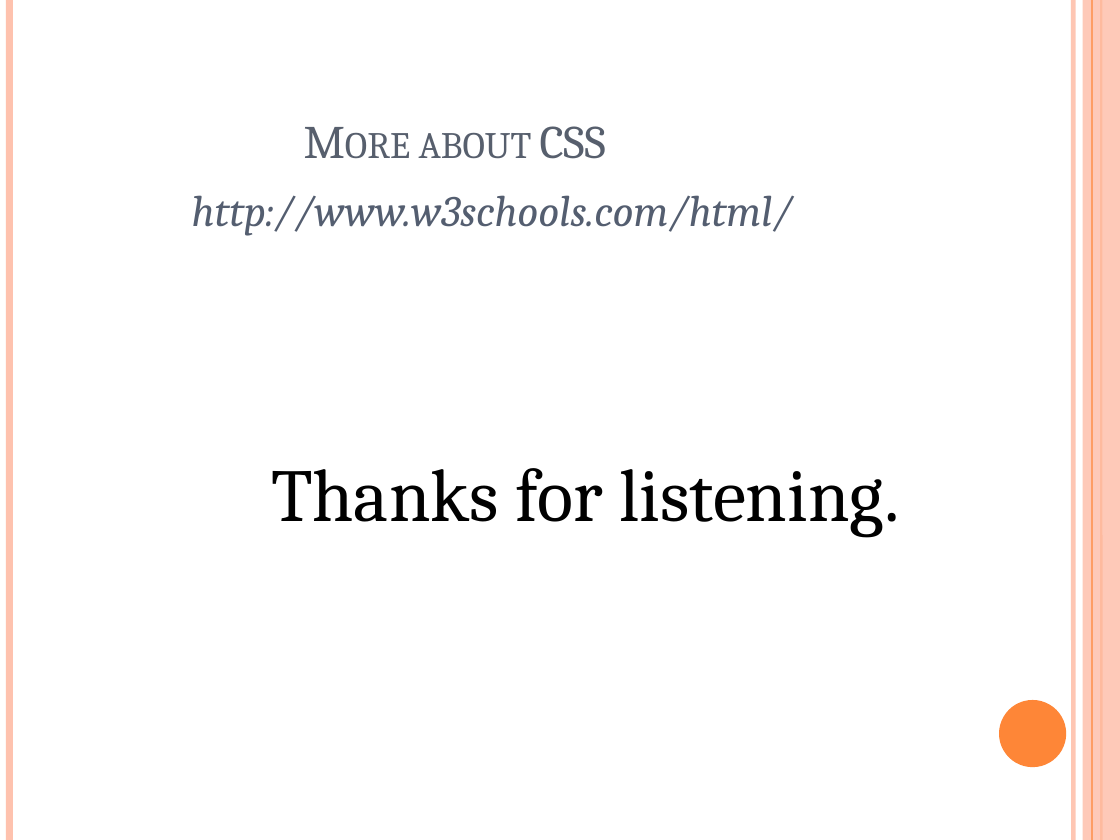
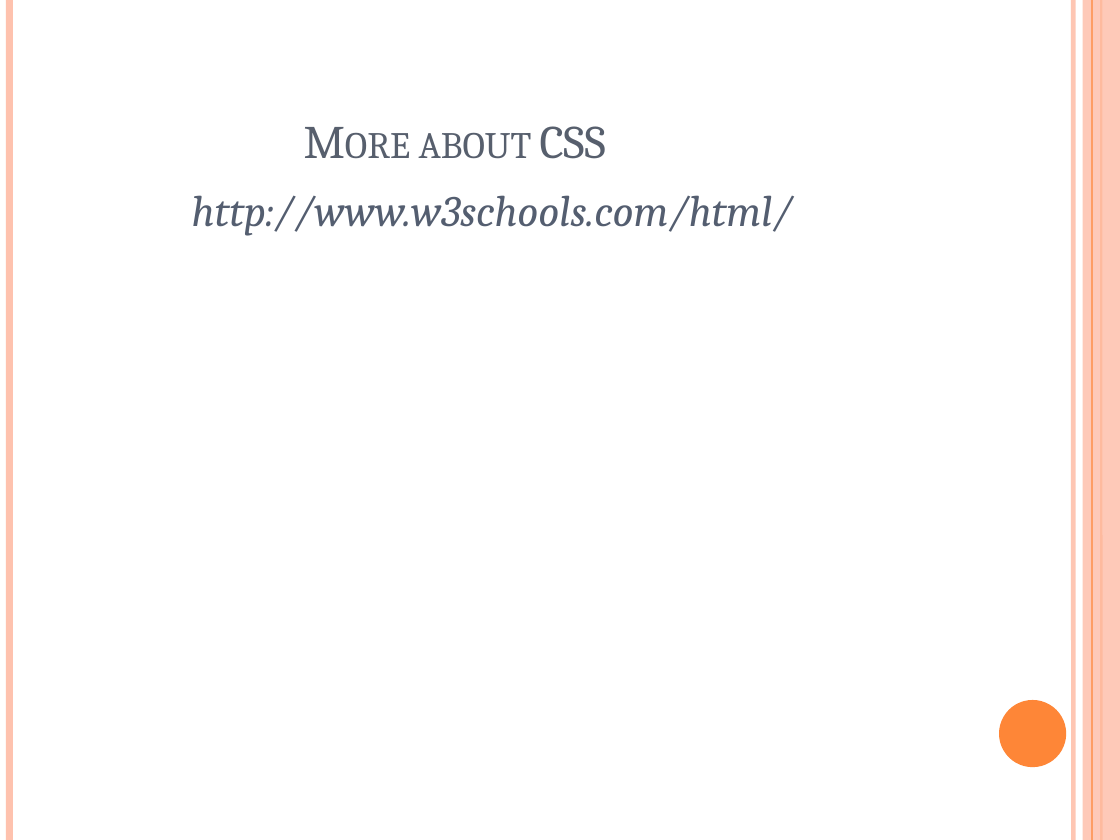
Before and after one commit to Group2FPTUniversity/Presentations, a slide deck: slide 9 of Presentation CSS.pptx. Drawn at 1120x840 pixels with LibreOffice and Linux fonts; fonts in the diff are those of the drawing. Boxes give left, top, right and bottom in pixels: in the first picture for what was removed or moved away, otherwise in the second. Text is boxed around its words. In the diff, an @@ line names an element or a change of style, - is before the commit and + after.

```diff
--- a/Presentation CSS.pptx
+++ b/Presentation CSS.pptx
@@ text removed at (x1=271, y1=468, x2=899, y2=537) @@
-Thanks for listening.
```
Also in this commit, not shown: 6 slides added, 1 other file.
